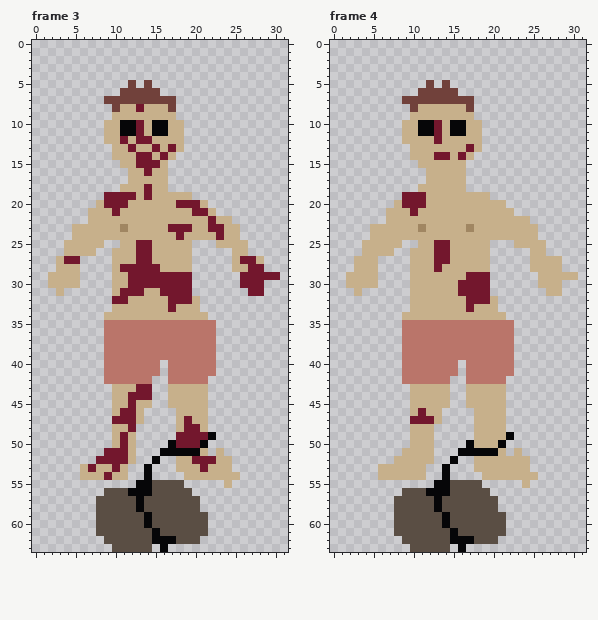
File history of a pixel-art file, assets/art/dead_body.aseprite. The picture above was drawn from the file before the commit.
32x64 pixels, 4 frames. Shown: frame 3, frame 4. The commit also changed other frames, which this record leaves out.
New version:
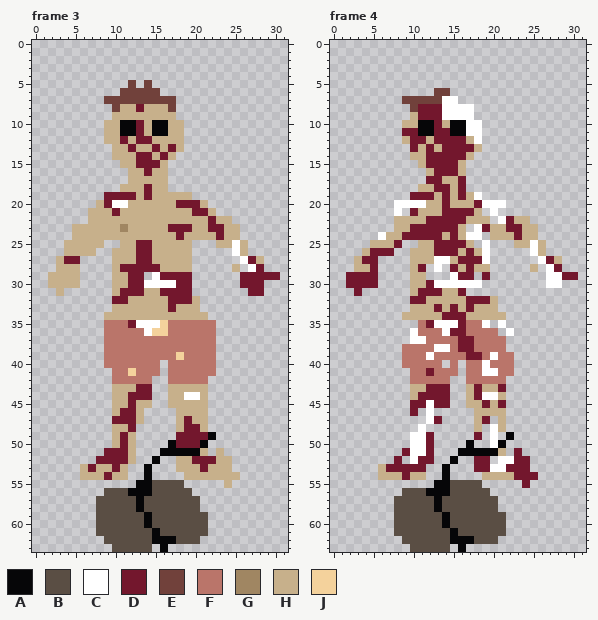
Palette (. is transparent): A #060608  B #5a4e44  C #ffffff  D #73172d  E #71413b  F #ba756a  G #a08662  H #c7b08b  J #f4d29c
The author wrote: Finished corpse animation
What changed:
Changed rows in their new state; - is an unchanged pixel.
Frame 3, layer "flesh":
first column x 10:
20 CC
first column x 14:
25 -----------C--
26 -----------C--
27 -----------.C-
28 ------------.C
29 .C------------
30 CCCC----------
first column x 9:
35 ---DCCCJ----
36 -----CJJ----
39 ---------J--
41 .--J--------
42 .-----------
44 ----------CC
Frame 4, layer "flesh":
first column x 2:
 5 ----------.-.----------------
 6 ---------..--.---------------
 7 ------------CC..-------------
 8 ---------DDDCCCC-------------
 9 ---------DDDCCCC-------------
10 ---------------CC------------
11 -------DD---D--CC------------
12 --------DD--DDD-C------------
13 --------D-D-DDD--------------
14 ----------D--D---------------
15 ----------DDDD---------------
16 -----------DDD---------------
17 ----------DD--D--------------
18 -----------DD-D--------------
19 -------.--D-D-D-C.-----------
20 ------CCCC--D---DCCC---------
21 -----.C.----DDDD-.C..--------
22 -----.----DDDDD---.CD--------
23 ---...--DDDDDD-.CD--DD-------
24 ---.C--DDDDD-D-CC.---D-------
25 --.---D------DD-.C-----C-----
26 ---DDD-------D-D-C-----C-----
27 --DD-------CC-DDDC-----.CD---
28 ---D-----D.C.D-D--------.CD--
29 DDDD------...CD-.-------.CCDD
30 DDDD------DCCCCCC.------.CC--
31 -D-------DDD---...-------..--
32 --------DD-------------------
33 -----------D-D---------------
34 ------------DDD--------------
35 -------..-DCCCD--C.C.--------
36 -------.C---CDD----.C--------
37 -------.CC----DD----.--------
38 -----------CC-DD----.--------
39 ----------C----DD-C----------
40 ------------.----C-----------
41 -------.--D------CC----------
42 -------.---------------------
43 ----------DDD---D--D---------
44 ---------DDDD---DCC----------
45 --------DDCDD----D-D---------
46 --------D.C.-----------------
47 --------..CD-----D.----------
48 --------.C.------.C----------
49 --------CCD-----D.C.---------
50 --------CCD-----..C----------
51 -------DCCD----------D-------
52 ------D.CDD-----DD.CCDD------
53 -----DDDDD------DDCCDDD------
54 -------D-------------DDD-----
55 ----------------------D------
Pixel boxes of the changes (left, top, right, bottom) in both pictures:
changed: (112, 200, 128, 208)
changed: (232, 240, 256, 272)
changed: (104, 272, 200, 400)
changed: (346, 80, 578, 488)
